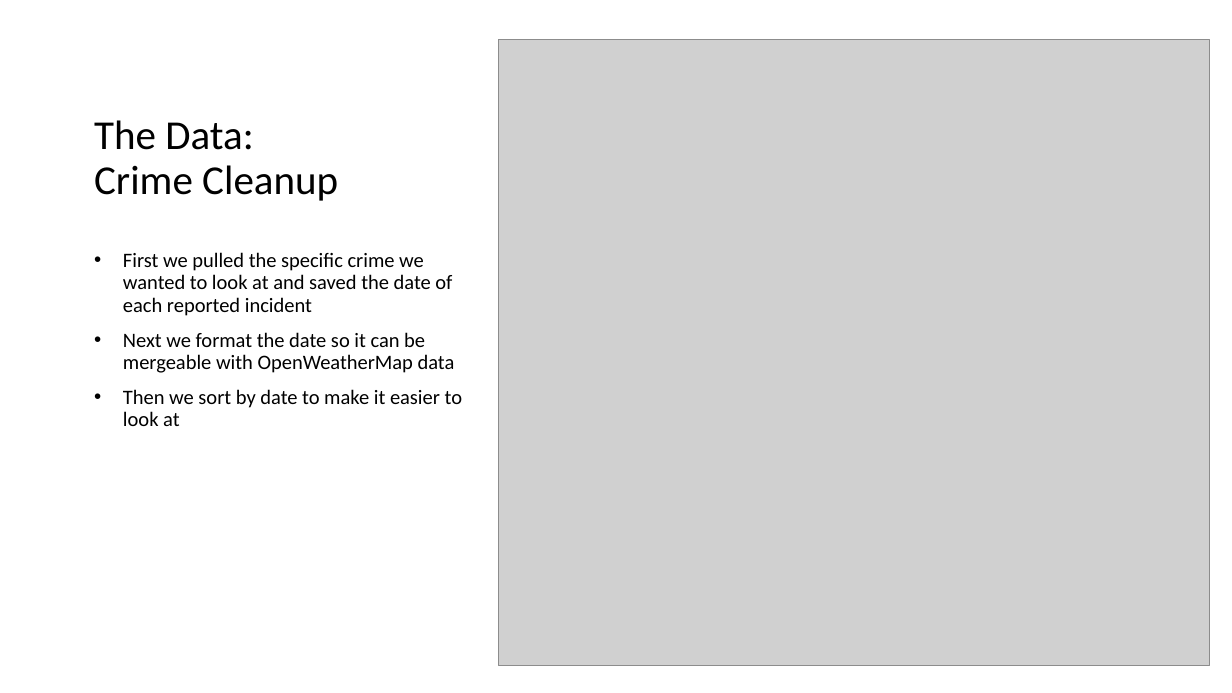
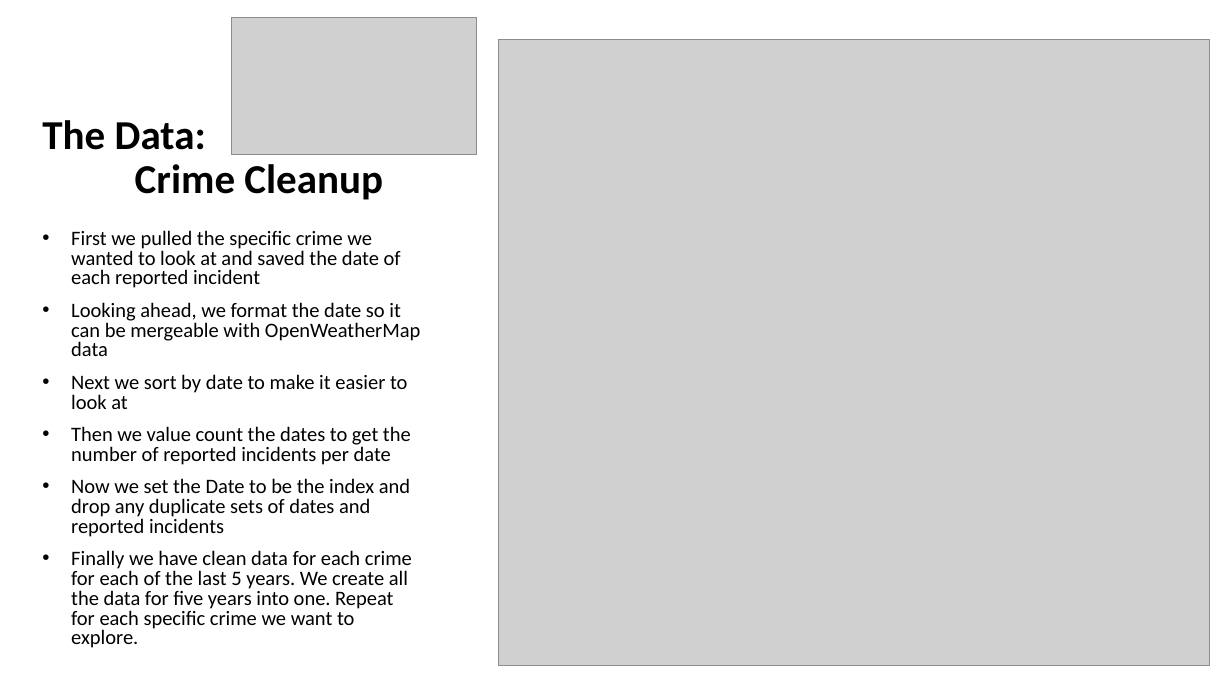
Before and after one commit to franciscohohn/Project_1, a slide deck: slide 6 of Weather_vs_Crime_john.pptx. Drawn at 1232x693 pixels with LibreOffice and Linux fonts; fonts in the diff are those of the drawing; grey boxes stand for pictures. Boxes give left, top, right and bottom in pixels: in the first picture for what was removed or moved away, otherwise in the second. Text is boxed around its words. In the diff, an @@ line names an element or a change of style, - is before the commit and + after.

```diff
--- a/Weather_vs_Crime_john.pptx
+++ b/Weather_vs_Crime_john.pptx
@@ picture added at (232,18,477,155) @@
@@ title "The Data: Crime Cleanup": place and size @@
-title "The Data: Crime Cleanup" at (94,120,338,201)
+title "The Data: Crime Cleanup" at (42,120,383,200)
@@ title "The Data: Crime Cleanup" at (42,120,383,200): bold on @@
@@ text "First we pulled the specific ...": place and size @@
-text "First we pulled the specific ..." at (123,252,462,426)
+text "First we pulled the specific ..." at (71,230,420,648)
@@ text at (71,230,401,288): line spacing 0.9 to 0.8 @@
@@ text at (71,302,420,648): text changed @@
-• Next we format the date so it can be mergeable with OpenWeatherMap data
-• Then we sort by date to make it easier to look at
+• Looking ahead, we format the date so it can be mergeable with OpenWeatherMap data
+• Next we sort by date to make it easier to look at
+• Then we value count the dates to get the number of reported incidents per date
+• Now we set the Date to be the index and drop any duplicate sets of dates and reported incidents
+• Finally we have clean data for each crime for each of the last 5 years. We create all the data for five years into one. Repeat for each specific crime we want to explore.
```
Also in this commit, not shown: 2 other slides changed, 19 other files.
